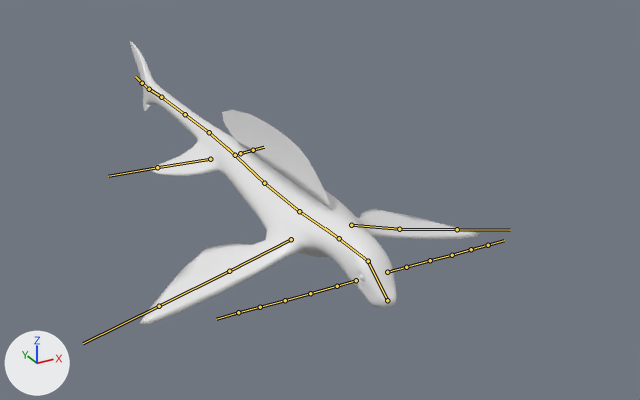
An edit to the FBX model Assets/Objects/Entity/Enemy/Mobile Enemy/Fish/ryugu-jo.fbx, drawn before and after from the same camera.
Before and after are seen from a 50 mm camera at (-2.08, -4.6, 2.04) aimed at (0.25, -0.36, -0.08). The axes (+X, +Y, +Z) are drawn at lower left. The lights are the same throughout. The bones that bend it are drawn over the model as lines.
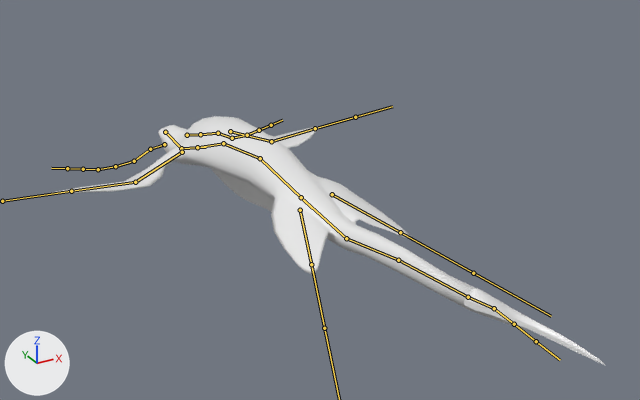
The newer file adds an action. The first version stands in its rest pose; the second is drawn at frame 10 of the action 'whisker5.L|whisker5.L|whisker5.L|thud|whisker5.L|thud'.

Boxes (x1, y1, x2, y2) around the edits, measured in the pictures (640 x 400 px):
'Cube', no longer drawn: before (130, 41, 487, 324)
'Cube.001', now drawn: after (49, 116, 605, 365)
'Sphere.001', posed (not visible afterwards): before (359, 274, 365, 281)
bone 'Bone', root to tip: before (387, 300) to (368, 261); after (165, 132) to (181, 148)
bone 'Bone.003', root to tip: before (299, 211) to (264, 183); after (223, 143) to (260, 158)
bone 'Bone.004', root to tip: before (264, 183) to (228, 148); after (260, 158) to (312, 208)
bone 'Bone.006', root to tip: before (209, 132) to (185, 114); after (346, 238) to (398, 260)
bone 'Bone.007', root to tip: before (185, 114) to (161, 97); after (398, 260) to (468, 297)
bone 'Bone.008', root to tip: before (161, 97) to (149, 89); after (468, 297) to (494, 308)
bone 'Bone.009', root to tip: before (149, 89) to (142, 83); after (494, 308) to (514, 324)
bone 'lowerFinL.R', root to tip: before (210, 159) to (157, 167); after (300, 210) to (311, 264)
bone 'lowerFinL.L', root to tip: before (240, 153) to (253, 150); after (332, 194) to (400, 232)
bone 'upper finU.R', root to tip: before (291, 239) to (229, 271); after (182, 152) to (135, 182)
bone 'lowerFinU.R', root to tip: before (229, 271) to (159, 306); after (135, 182) to (71, 191)
bone 'upper finU.L', root to tip: before (351, 225) to (399, 229); after (230, 131) to (271, 141)
bone 'lowerFinU.L', root to tip: before (399, 229) to (457, 229); after (271, 141) to (315, 128)
bone 'whisker1.L', root to tip: before (387, 272) to (406, 267); after (187, 135) to (200, 134)
bone 'whisker2.L', root to tip: before (406, 267) to (430, 260); after (200, 134) to (218, 133)
bone 'Whisker3.L', root to tip: before (430, 260) to (452, 255); after (218, 133) to (232, 138)
bone 'whisker4.L', root to tip: before (452, 255) to (471, 249); after (232, 138) to (247, 135)
bone 'whisker5.L', root to tip: before (471, 249) to (488, 245); after (247, 135) to (259, 130)
bone 'whisker1.R', root to tip: before (356, 280) to (337, 286); after (164, 144) to (150, 149)
bone 'whisker2.R', root to tip: before (337, 286) to (310, 293); after (150, 149) to (134, 161)
bone 'Whisker3.R', root to tip: before (310, 293) to (285, 300); after (134, 161) to (115, 166)
bone 'whisker4.R', root to tip: before (285, 300) to (260, 307); after (115, 166) to (98, 169)
bone 'whisker5.R', root to tip: before (260, 307) to (238, 312); after (98, 169) to (83, 169)

Edits to the bpy script that builds the scene:
```text
Change bone_bone:
    where bone_bone = bpy.data.objects['whisker5.L'].pose.bones['Bone']
    bone_bone.location: (0.0, 0.0, 0.0) -> (1.552, 2.247, -0.138)
    bone_bone.rotation_quaternion: (1.0, 0.0, 0.0, 0.0) -> (0.153, -0.051, 0.095, 0.982)  # degrees (0, 0, 0) -> degrees (10, 7, 163)
Change bone_bone_003:
    where bone_bone_003 = bpy.data.objects['whisker5.L'].pose.bones['Bone.003']  # child of 'Bone.002'
    bone_bone_003.rotation_quaternion: (1.0, 0.0, 0.0, 0.0) -> (0.995, -0.01, 0.005, 0.101)  # degrees (0, 0, 0) -> degrees (-1, 1, 12)
Change bone_bone_004:
    where bone_bone_004 = bpy.data.objects['whisker5.L'].pose.bones['Bone.004']  # child of 'Bone.003'
    bone_bone_004.rotation_quaternion: (1.0, 0.0, 0.0, 0.0) -> (0.99, -0.013, 0.008, 0.139)  # degrees (0, 0, 0) -> degrees (-1, 1, 16)
Change bone_bone_006:
    where bone_bone_006 = bpy.data.objects['whisker5.L'].pose.bones['Bone.006']  # child of 'Bone.005'
    bone_bone_006.rotation_quaternion: (1.0, 0.0, 0.0, 0.0) -> (0.989, 0.015, -0.007, -0.15)  # degrees (0, 0, 0) -> degrees (2, -1, -17)
Change bone_bone_007:
    where bone_bone_007 = bpy.data.objects['whisker5.L'].pose.bones['Bone.007']  # child of 'Bone.006'
    bone_bone_007.rotation_quaternion: (1.0, 0.0, 0.0, 0.0) -> (0.999, -0.004, 0.002, 0.039)  # degrees (0, 0, 0) -> degrees (0, 0, 4)
Change bone_bone_008:
    where bone_bone_008 = bpy.data.objects['whisker5.L'].pose.bones['Bone.008']  # child of 'Bone.007'
    bone_bone_008.rotation_quaternion: (1.0, 0.0, 0.0, 0.0) -> (0.912, -0.08, 0.352, -0.196)  # degrees (0, 0, 0) -> degrees (-21, 38, -32)
Change bone_bone_009:
    where bone_bone_009 = bpy.data.objects['whisker5.L'].pose.bones['Bone.009']  # child of 'Bone.008'
    bone_bone_009.rotation_quaternion: (1.0, 0.0, 0.0, 0.0) -> (0.993, -0.072, 0.089, 0.031)  # degrees (0, 0, 0) -> degrees (-8, 10, 3)
Change bone_lowerfinl_r:
    where bone_lowerfinl_r = bpy.data.objects['whisker5.L'].pose.bones['lowerFinL.R']  # child of 'Bone.004'
    bone_lowerfinl_r.rotation_quaternion: (1.0, 0.0, 0.0, 0.0) -> (0.935, 0.015, 0.309, 0.172)  # degrees (0, 0, 0) -> degrees (9, 35, 24)
Change bone_lowerfinl_l:
    where bone_lowerfinl_l = bpy.data.objects['whisker5.L'].pose.bones['lowerFinL.L']  # child of 'Bone.004'
    bone_lowerfinl_l.rotation_quaternion: (1.0, 0.0, 0.0, 0.0) -> (0.889, 0.005, -0.357, 0.287)  # degrees (0, 0, 0) -> degrees (-15, -40, 41)
Change bone_upper_finu_r:
    where bone_upper_finu_r = bpy.data.objects['whisker5.L'].pose.bones['upper finU.R']  # child of 'Bone.001'
    bone_upper_finu_r.rotation_quaternion: (1.0, 0.0, 0.0, 0.0) -> (0.964, -0.093, 0.029, 0.247)  # degrees (0, 0, 0) -> degrees (-10, 6, 28)
Change bone_lowerfinu_r:
    where bone_lowerfinu_r = bpy.data.objects['whisker5.L'].pose.bones['lowerFinU.R']  # child of 'upper finU.R'
    bone_lowerfinu_r.rotation_quaternion: (1.0, 0.0, 0.0, 0.0) -> (0.958, 0.087, -0.004, -0.271)  # degrees (0, 0, 0) -> degrees (10, 2, -31)
Change bone_upper_finu_l:
    where bone_upper_finu_l = bpy.data.objects['whisker5.L'].pose.bones['upper finU.L']  # child of 'Bone.001'
    bone_upper_finu_l.rotation_quaternion: (1.0, 0.0, 0.0, 0.0) -> (0.864, 0.045, 0.234, 0.445)  # degrees (0, 0, 0) -> degrees (18, 21, 58)
Change bone_lowerfinu_l:
    where bone_lowerfinu_l = bpy.data.objects['whisker5.L'].pose.bones['lowerFinU.L']  # child of 'upper finU.L'
    bone_lowerfinu_l.rotation_quaternion: (1.0, 0.0, 0.0, 0.0) -> (0.931, -0.051, -0.274, -0.237)  # degrees (0, 0, 0) -> degrees (2, -32, -29)
Change bone_whisker1_l:
    where bone_whisker1_l = bpy.data.objects['whisker5.L'].pose.bones['whisker1.L']
    bone_whisker1_l.location: (0.0, 0.0, 0.0) -> (-2.384, -0.176, -0.522)
    bone_whisker1_l.rotation_quaternion: (1.0, 0.0, 0.0, 0.0) -> (0.143, -0.082, 0.983, -0.086)  # degrees (0, 0, 0) -> degrees (12, 165, 11)
Change bone_whisker2_l:
    where bone_whisker2_l = bpy.data.objects['whisker5.L'].pose.bones['whisker2.L']  # child of 'whisker1.L'
    bone_whisker2_l.rotation_quaternion: (1.0, 0.0, 0.0, 0.0) -> (1.0, -0.016, -0.002, 0.001)  # degrees (0, 0, 0) -> degrees (-2, 0, 0)
Change bone_whisker3_l:
    where bone_whisker3_l = bpy.data.objects['whisker5.L'].pose.bones['Whisker3.L']  # child of 'whisker2.L'
    bone_whisker3_l.rotation_quaternion: (1.0, 0.0, 0.0, 0.0) -> (0.983, 0.183, 0.025, -0.017)  # degrees (0, 0, 0) -> degrees (21, 3, -1)
Change bone_whisker4_l:
    where bone_whisker4_l = bpy.data.objects['whisker5.L'].pose.bones['whisker4.L']  # child of 'Whisker3.L'
    bone_whisker4_l.rotation_quaternion: (1.0, 0.0, 0.0, 0.0) -> (0.973, -0.229, -0.025, 0.021)  # degrees (0, 0, 0) -> degrees (-26, -2, 3)
Change bone_whisker5_l:
    where bone_whisker5_l = bpy.data.objects['whisker5.L'].pose.bones['whisker5.L']  # child of 'whisker4.L'
    bone_whisker5_l.rotation_quaternion: (1.0, 0.0, 0.0, 0.0) -> (0.995, -0.099, -0.012, 0.009)  # degrees (0, 0, 0) -> degrees (-11, -1, 1)
Change bone_whisker1_r:
    where bone_whisker1_r = bpy.data.objects['whisker5.L'].pose.bones['whisker1.R']
    bone_whisker1_r.location: (0.0, 0.0, 0.0) -> (0.55, 0.055, 2.363)
    bone_whisker1_r.rotation_quaternion: (1.0, 0.0, 0.0, 0.0) -> (-0.151, 0.049, 0.986, -0.042)  # degrees (0, 0, 0) -> degrees (6, -163, -7)
Change bone_whisker2_r:
    where bone_whisker2_r = bpy.data.objects['whisker5.L'].pose.bones['whisker2.R']  # child of 'whisker1.R'
    bone_whisker2_r.rotation_quaternion: (1.0, 0.0, 0.0, 0.0) -> (0.986, -0.015, 0.021, 0.166)  # degrees (0, 0, 0) -> degrees (-1, 3, 19)
Change bone_whisker3_r:
    where bone_whisker3_r = bpy.data.objects['whisker5.L'].pose.bones['Whisker3.R']  # child of 'whisker2.R'
    bone_whisker3_r.rotation_quaternion: (1.0, 0.0, 0.0, 0.0) -> (0.982, 0.017, -0.021, -0.187)  # degrees (0, 0, 0) -> degrees (2, -2, -22)
Change bone_whisker4_r:
    where bone_whisker4_r = bpy.data.objects['whisker5.L'].pose.bones['whisker4.R']  # child of 'Whisker3.R'
    bone_whisker4_r.rotation_quaternion: (1.0, 0.0, 0.0, 0.0) -> (0.999, 0.004, -0.007, -0.047)  # degrees (0, 0, 0) -> degrees (1, -1, -5)
Change bone_whisker5_r:
    where bone_whisker5_r = bpy.data.objects['whisker5.L'].pose.bones['whisker5.R']  # child of 'whisker4.R'
    bone_whisker5_r.rotation_quaternion: (1.0, 0.0, 0.0, 0.0) -> (0.994, 0.01, -0.014, -0.11)  # degrees (0, 0, 0) -> degrees (1, -1, -13)
```
